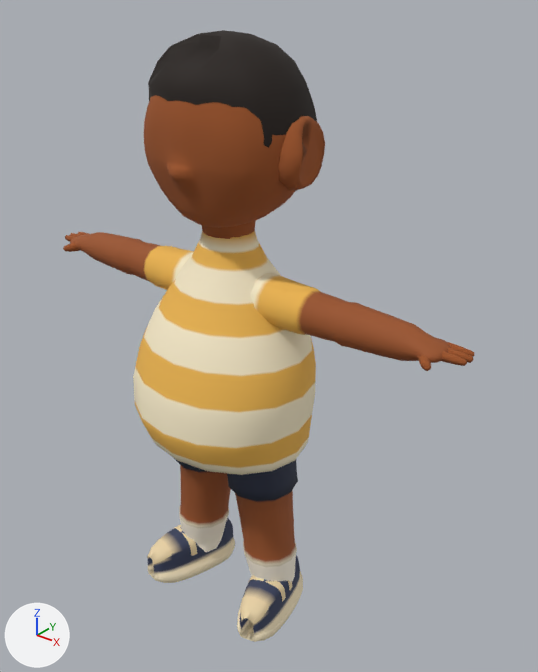
Two versions of the Blender file assets/v2/source/big-lou-pilot.blend, one commit apart.
Before and after are seen from a 50 mm lens placed at (3.0, -3.35, 4.29), pointed at (0.18, 0.17, 2.11). The axes (+X, +Y, +Z) are drawn at lower left. The lights are the same throughout. The picture after the commit comes second.

The scene before the commit, as lines of its bpy script (objects in view):
```python
me_kid_big_lou_lod0_mesh = bpy.data.meshes.new('kid_big_lou_LOD0_Mesh')
me_kid_big_lou_lod0_mesh.from_pydata(...)  # 3449 vertices, 3514 faces; spans x -1.67..1.67, y -0.66..0.59, z 0.01..4.01
me_kid_big_lou_lod0_mesh.polygons.foreach_set('use_smooth', [True] * 3514)
# faces by material slot: [1364, 1972, 154, 24]
me_kid_big_lou_lod0_mesh.materials.append(mat_m_body)
me_kid_big_lou_lod0_mesh.materials.append(mat_m_uniform)
me_kid_big_lou_lod0_mesh.materials.append(mat_m_hair)
me_kid_big_lou_lod0_mesh.materials.append(mat_m_accessory)
ob_kid_big_lou_lod0 = bpy.data.objects.new('kid_big_lou_LOD0', me_kid_big_lou_lod0_mesh)
ob_kid_big_lou_lod0.location = (0.0, 0.0, 0.0)
```
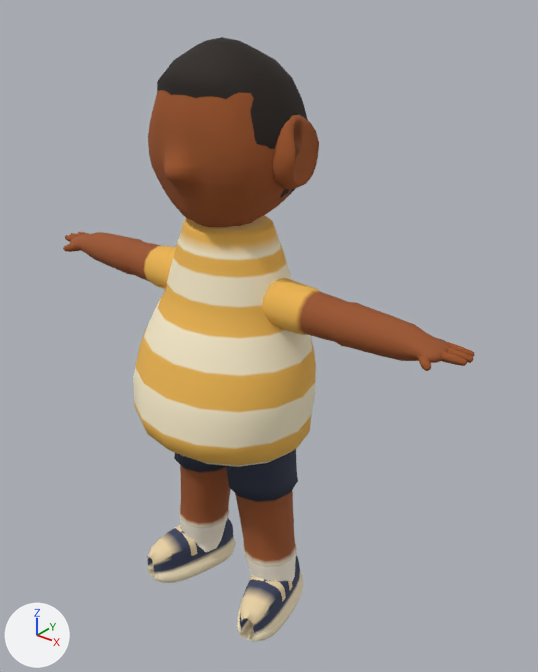
What differs and where, as boxes [x1, y1, x2, y2] in the pictures (538 x 672 px; the box of a moved part takes in the faces that stretch with it):
'kid_big_lou_LOD0', reshaped
    before: [63, 30, 474, 642]
    after: [63, 37, 474, 642]
part 1 of me_kid_big_lou_lod0_mesh, rebuilt (11% narrower)
    before: [148, 30, 317, 191]
    after: [157, 37, 308, 202]
part 2 of me_kid_big_lou_lod0_mesh, moved or reshaped
    before: [144, 95, 325, 354]
    after: [148, 90, 319, 354]
part 3 of me_kid_big_lou_lod0_mesh, moved or reshaped
    before: [143, 419, 311, 475]
    after: [142, 419, 311, 467]

The change in detail:
me_kid_big_lou_lod0_mesh is used by ob_kid_big_lou_lod0; location (0.0, 0.0, 0.0).
me_kid_big_lou_lod0_mesh had 3449 vertices, 3514 faces and spanned x -1.67..1.67, y -0.66..0.59, z 0.01..4.01.
me_kid_big_lou_lod0_mesh now has 3497 vertices, 3562 faces and spans x -1.67..1.67, y -0.67..0.51, z 0.01..3.97.
me_kid_big_lou_lod0_mesh part 1: the loose piece of 142 vertices spanning x -0.52..0.52, y -0.37..0.59, z 3.03..4.01 is rebuilt with 142 vertices and now spans x -0.51..0.51, y -0.36..0.51, z 3.03..3.97.
me_kid_big_lou_lod0_mesh part 2: 647 vertices moved from x -0.53..0.53, y -0.46..0.48, z 2.32..3.92 to x -0.51..0.51, y -0.48..0.46, z 2.32..3.92; 225 vertices removed from x -0.62..0.62, y -0.17..0.48, z 2.86..3.94; 257 vertices added at x -0.57..0.57, y -0.26..0.48, z 2.89..3.94.
me_kid_big_lou_lod0_mesh part 3: 56 vertices moved from x -0.62..0.62, y -0.6..0.42, z 1.42..1.51 to x -0.63..0.63, y -0.62..0.41, z 1.42..1.54; 7 vertices removed from x -0.24..0.24, y -0.08..0.39, z 1.42..1.51; 23 vertices added at x -0.5..0.5, y -0.46..0.44, z 1.42..1.54.
